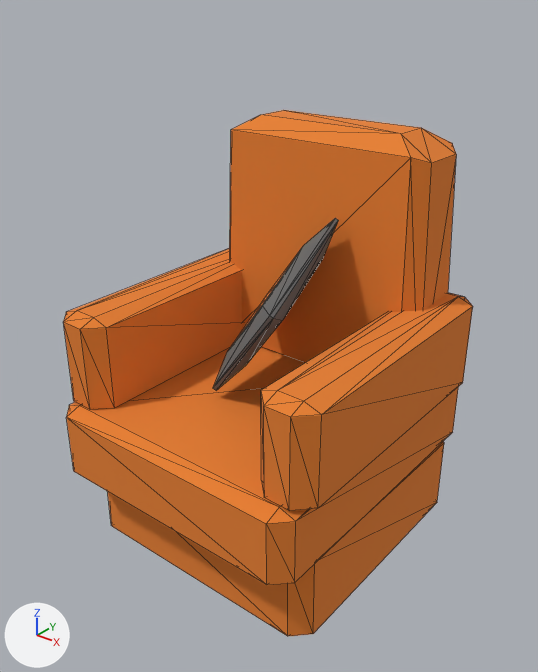
Two versions of the FBX model Assets/Models/Room/Items/Pillow02.fbx, one commit apart.
Both versions are drawn from a 50 mm camera at (1.48, -1.84, 1.18) aimed at (0.09, -0.11, 0.11). The lights are fixed; the arrows at lower left show +X, +Y and +Z. Mesh edges are drawn as thin lines. Vertices at the same position are counted once.

In view in the first picture: 'Pillow02'.
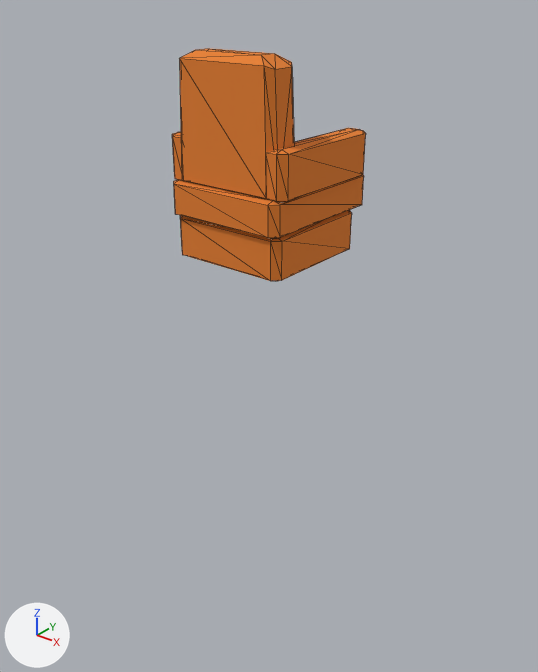
What the commit changed:
me_pillow02 has 144 vertices, 264 faces and spans x -0.348..0.653, y -0.437..0.483, z -0.61..0.344.
me_pillow02 is used by ob_pillow02; location (0.598, -0.724, 0.562); rotation (-0.563, 0.875, 2.878), in degrees (-32, 50, 165).
me_pillow02 part 1: the loose piece of 24 vertices spanning x -0.158..0.158, y -0.152..0.152, z -0.024..0.024 is multiplied about its middle by the matrix ((-0.618, 0.171, -0.767), (0.17, -0.924, -0.342), (-0.767, -0.342, 0.542)), then moved by (0.15, -0.025, 0.554).
me_pillow02 part 2: the loose piece of 24 vertices spanning x -0.073..0.51, y -0.292..0.483, z -0.518..0.233 is multiplied about its middle by the matrix ((-0.618, 0.171, -0.767), (0.17, -0.924, -0.342), (-0.767, -0.342, 0.542)), then moved by (-0.218, -0.123, 0.419).
me_pillow02 part 3: the loose piece of 24 vertices spanning x 0.071..0.653, y -0.217..0.478, z -0.61..0.116 is multiplied about its middle by the matrix ((-0.618, 0.171, -0.767), (0.17, -0.924, -0.342), (-0.767, -0.342, 0.542)), then moved by (-0.363, -0.13, 0.345).
me_pillow02 part 4: the loose piece of 24 vertices spanning x -0.348..0.372, y -0.437..-0.019, z -0.404..0.302 is multiplied about its middle by the matrix ((-0.618, 0.171, -0.767), (0.17, -0.924, -0.342), (-0.767, -0.342, 0.542)), then moved by (-0.009, 0.433, 0.646).
me_pillow02 part 5: the loose piece of 24 vertices spanning x -0.232..0.081, y -0.249..0.401, z -0.442..-0.054 is multiplied about its middle by the matrix ((-0.618, 0.171, -0.767), (0.17, -0.924, -0.342), (-0.767, -0.342, 0.542)), then moved by (0.336, -0.1, 0.7).
me_pillow02 part 6: the loose piece of 24 vertices spanning x 0.09..0.402, y -0.34..0.31, z -0.044..0.344 is multiplied about its middle by the matrix ((-0.618, 0.171, -0.767), (0.17, -0.924, -0.342), (-0.767, -0.342, 0.542)), then moved by (-0.505, -0.006, 0.302).
Object 'Pillow02' (ob_pillow02) moves from (0.598, -0.724, 0.562) to (-0.609, 0.749, 0.008).
Object 'Pillow02' (ob_pillow02) turns from (-32, 50, 165) to (0, 0, -180) degrees about x, y and z.

Pixel boxes (x1, y1, x2, y2) of what changed, in the pictures (538 x 672 px; the box of a moved part takes in the faces that stretch with it):
'Pillow02', reshaped, moved, turned: before (63, 110, 473, 636); after (172, 48, 366, 281)
part 1 of me_pillow02, moved or reshaped (not visible afterwards): before (213, 218, 338, 390)
part 2 of me_pillow02, moved or reshaped: before (66, 347, 458, 585); after (174, 175, 364, 238)
part 3 of me_pillow02, moved or reshaped: before (107, 441, 444, 636); after (180, 210, 352, 281)
part 4 of me_pillow02, moved or reshaped: before (229, 110, 456, 363); after (179, 48, 294, 199)
part 5 of me_pillow02, moved or reshaped: before (261, 293, 473, 511); after (172, 132, 183, 181)
part 6 of me_pillow02, moved or reshaped: before (63, 249, 242, 410); after (266, 128, 366, 202)
